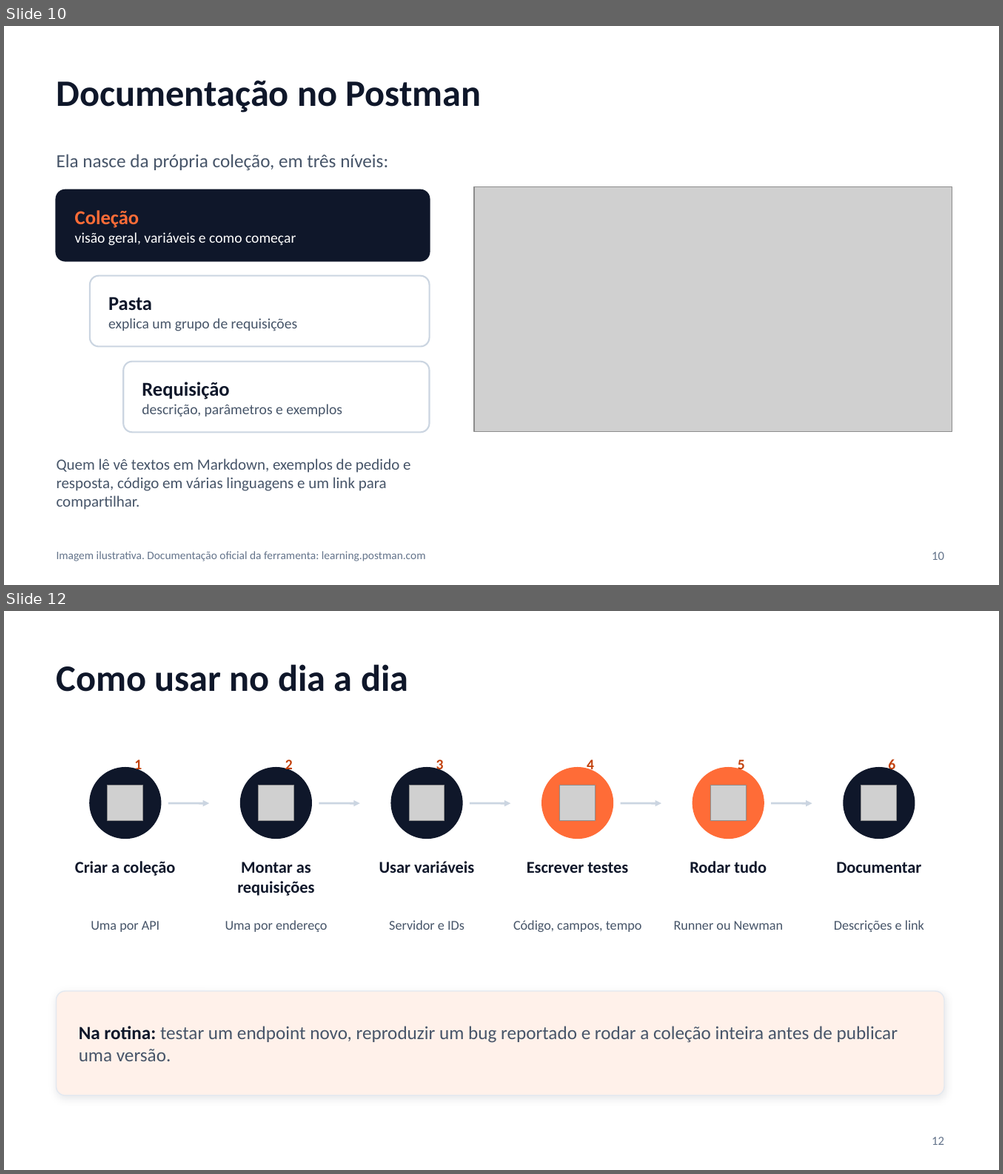
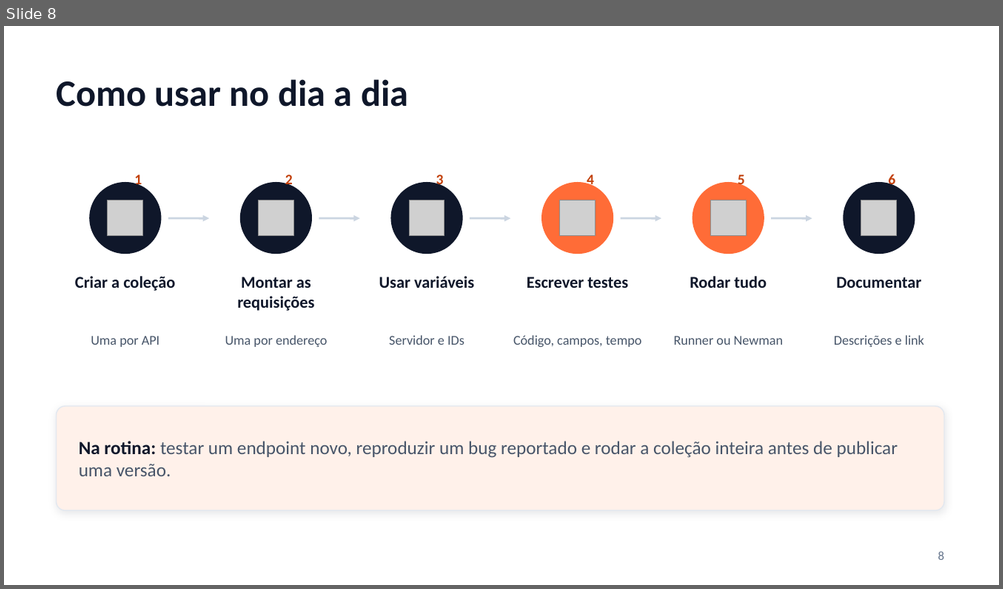
Before and after one commit to marck-2/helpdesk-local-postman, a slide deck: Slides_Postman/Apresentacao_Postman.pptx. Shown one above the other, each under a label of ours: slides 10 and 12 before the commit, slide 8 after it; the slides between them are not shown. The pictures are 1003x1174 and 1003x589 pixels, drawn with LibreOffice and Linux fonts; fonts in the diff are those of the drawing; grey boxes stand for pictures. Boxes give left, top, right and bottom in pixels: in the first picture for what was removed or moved away, otherwise in the second. Text is boxed around its words. In the diff, an @@ line names an element or a change of style, - is before the commit and + after.

```diff
--- a/Slides_Postman/Apresentacao_Postman.pptx
+++ b/Slides_Postman/Apresentacao_Postman.pptx
@@ slide 10 removed at <box>4,26,999,585</box>, background #FFFFFF @@
@@ text removed at <box>57,80,481,113</box> @@
-Documentação no Postman
@@ text removed at <box>57,154,388,170</box> @@
-Ela nasce da própria coleção, em três níveis:
@@ rounded rectangle removed at <box>57,190,430,261</box> @@
@@ picture removed at <box>474,187,951,432</box> @@
@@ text removed at <box>75,210,296,246</box> @@
-Coleção
-visão geral, variáveis e como começar
@@ rounded rectangle removed at <box>90,276,430,347</box> @@
@@ text removed at <box>108,297,298,332</box> @@
-Pasta
-explica um grupo de requisições
@@ rounded rectangle removed at <box>123,362,430,432</box> @@
@@ text removed at <box>142,382,342,417</box> @@
-Requisição
-descrição, parâmetros e exemplos
@@ text removed at <box>57,459,410,510</box> @@
-Quem lê vê textos em Markdown, exemplos de pedido e resposta, código em várias linguagens e um link para compartilhar.
@@ text removed at <box>57,551,426,562</box> @@
-Imagem ilustrativa. Documentação oficial da ferramenta: learning.postman.com
@@ page number removed at <box>931,552,944,560</box> @@
-10
@@ what was slide 12 is now slide 8 @@
@@ page number at <box>938,551,944,560</box>: text changed @@
-12
+8
```
Also in this commit, not shown: 4 slides changed, 7 other slides removed, 1 other file.
